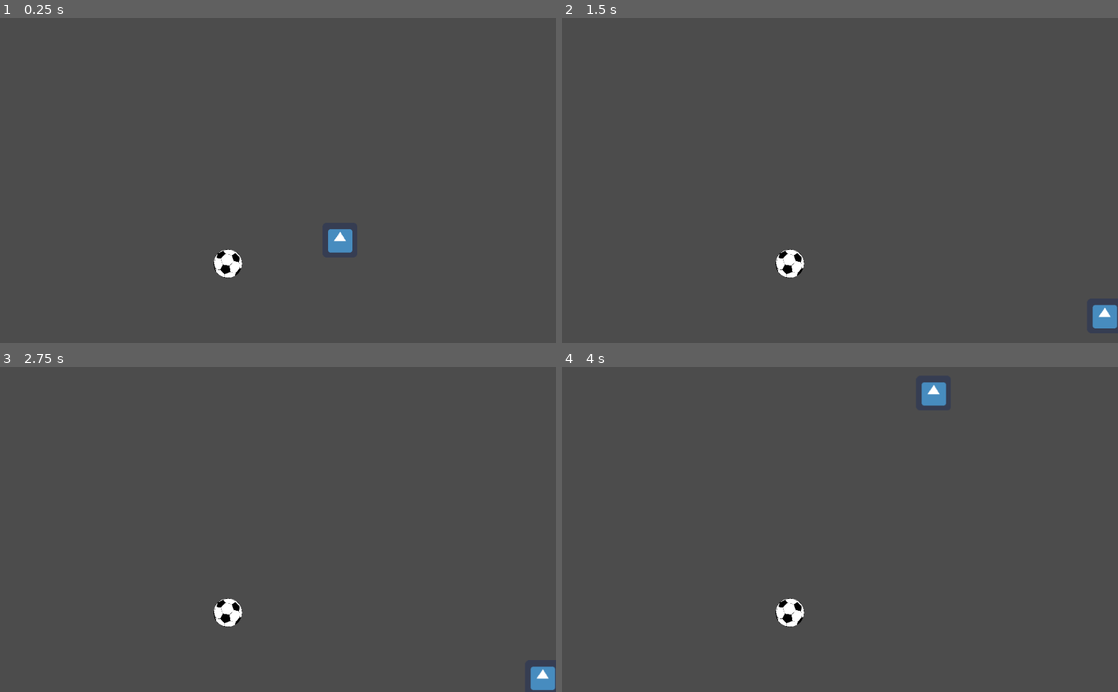
Above: before the commit, frames 1-4 (two rows, left to right).
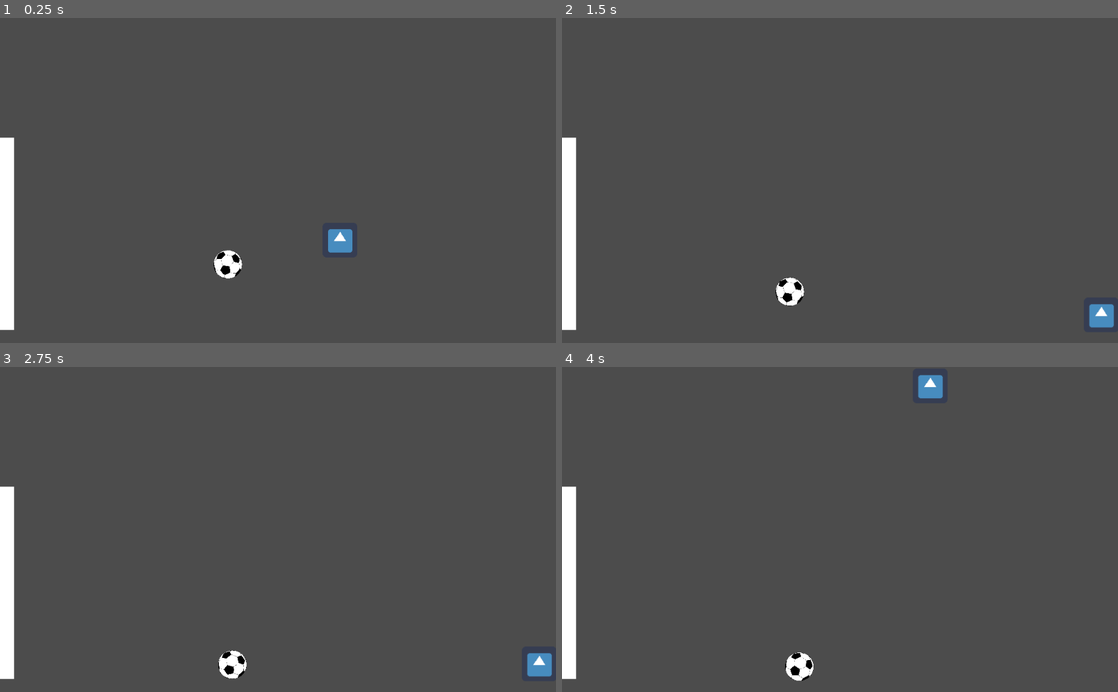
Above: after the commit, the same moments.

Repository: xDeviOfficial/foot-play
Game: Godot game, scene res://Game.tscn
Two runs of this game, one before a commit and one after it. Both use one fixed random seed, a clock stepped at 60 frames per second and the inputs below. The engine's default icon, where the game draws it, is replaced by a stand-in: a white triangle on a blue panel in a dark square.
Inputs:
- Up to frame 1 (0.25 s): no input
- Up to frame 2 (1.5 s): hold Right (ui_right) 0.53-1.28 s; hold Down (ui_down) from 1.28 s (still down)
- Up to frame 3 (2.75 s): release Down (ui_down) at 2.03 s; hold Right (ui_right) from 2.03 s (still down)
- Up to frame 4 (4 s): release Right (ui_right) at 2.78 s; hold Up (ui_up) 2.78-3.53 s; hold Left (ui_left) from 3.53 s (still down)

The runs differ from the first frame. In frame 1, 1.7% of the frame differs, in the area x 0-44%, y 36-97%; in frame 2, 2.4%; in frame 3, 2.7%, in the area x 0-100%, y 36-100%; in frame 4, 2.6%.

Commit message:
Add Basic Physics to the game

Diff:
--- /dev/null
+++ b/Ball.gd
@@ -0,0 +1,13 @@
+extends RigidBody2D
+
+# Declare member variables here. Examples:
+# var a = 2
+# var b = "text"
+
+# Called when the node enters the scene tree for the first time.
+func _ready():
+    pass # Replace with function body.
+
+# Called every frame. 'delta' is the elapsed time since the previous frame.
+func _process(delta):
+    pass
--- a/Game.tscn
+++ b/Game.tscn
@@ -1,15 +1,35 @@
-[gd_scene load_steps=7 format=2]
+[gd_scene load_steps=15 format=2]
 
 [ext_resource path="res://Game.gd" type="Script" id=1]
 [ext_resource path="res://PlayerBody.gd" type="Script" id=2]
 [ext_resource path="res://icon.png" type="Texture" id=3]
-[ext_resource path="res://Soccerball.svg" type="Texture" id=4]
+[ext_resource path="res://Ball.gd" type="Script" id=4]
+[ext_resource path="res://Soccerball.svg" type="Texture" id=5]
+[ext_resource path="res://Goal.png" type="Texture" id=6]
 
 [sub_resource type="RectangleShape2D" id=1]
 extents = Vector2( 30, 30 )
 
+[sub_resource type="PhysicsMaterial" id=8]
+bounce = 0.4
+
 [sub_resource type="CircleShape2D" id=2]
 radius = 26.0
+
+[sub_resource type="RectangleShape2D" id=3]
+extents = Vector2( 614.039, 10 )
+
+[sub_resource type="RectangleShape2D" id=4]
+extents = Vector2( 10, 399.617 )
+
+[sub_resource type="RectangleShape2D" id=5]
+extents = Vector2( 820, 10 )
+
+[sub_resource type="RectangleShape2D" id=6]
+extents = Vector2( 10, 395.632 )
+
+[sub_resource type="RectangleShape2D" id=7]
+extents = Vector2( 13.2819, 182.712 )
 
 [node name="PlayerScene" type="Node2D"]
 position = Vector2( 626.075, 409.97 )
@@ -25,13 +45,46 @@
 position = Vector2( -1, 0 )
 shape = SubResource( 1 )
 
-[node name="Ball" type="KinematicBody2D" parent="."]
+[node name="Ball" type="RigidBody2D" parent="."]
+mass = 0.0867347
+physics_material_override = SubResource( 8 )
+gravity_scale = 0.5
+script = ExtResource( 4 )
 
 [node name="Sprite" type="Sprite" parent="Ball"]
 position = Vector2( -206.5, 43.5 )
 scale = Vector2( 0.11, 0.11 )
-texture = ExtResource( 4 )
+texture = ExtResource( 5 )
 
 [node name="CollisionShape2D" type="CollisionShape2D" parent="Ball"]
-position = Vector2( -206, 42 )
+position = Vector2( -205.005, 42 )
 shape = SubResource( 2 )
+
+[node name="StaticBody2D" type="StaticBody2D" parent="."]
+
+[node name="CollisionShape2D" type="CollisionShape2D" parent="StaticBody2D"]
+position = Vector2( -120.393, 178.393 )
+shape = SubResource( 3 )
+
+[node name="CollisionShape2D2" type="CollisionShape2D" parent="StaticBody2D"]
+position = Vector2( 406.138, -146.262 )
+shape = SubResource( 4 )
+
+[node name="CollisionShape2D3" type="CollisionShape2D" parent="StaticBody2D"]
+position = Vector2( -180.092, -421.148 )
+shape = SubResource( 5 )
+
+[node name="CollisionShape2D4" type="CollisionShape2D" parent="StaticBody2D"]
+position = Vector2( -638.038, -73.6336 )
+shape = SubResource( 6 )
+
+[node name="GoalObject" type="Area2D" parent="."]
+
+[node name="CollisionShape2D" type="CollisionShape2D" parent="GoalObject"]
+position = Vector2( -632.024, -12.9348 )
+shape = SubResource( 7 )
+
+[node name="Sprite" type="Sprite" parent="GoalObject"]
+position = Vector2( -612.646, -11.4423 )
+scale = Vector2( 5.17892, 11.1053 )
+texture = ExtResource( 6 )
--- /dev/null
+++ b/StaticBody2D.gd
@@ -0,0 +1,13 @@
+extends StaticBody2D
+
+# Declare member variables here. Examples:
+# var a = 2
+# var b = "text"
+
+# Called when the node enters the scene tree for the first time.
+func _ready():
+    pass # Replace with function body.
+
+# Called every frame. 'delta' is the elapsed time since the previous frame.
+#func _process(delta):
+#    pass
Binary file added: Goal.png
Not shown, added: Goal.png.import
